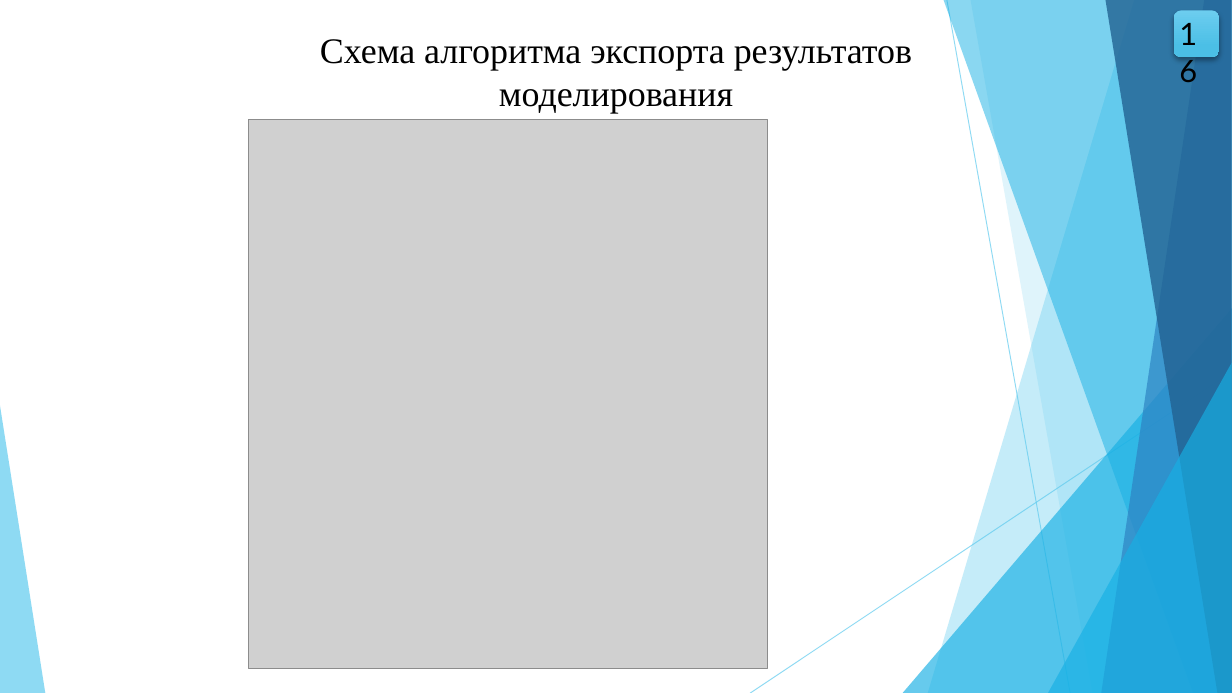
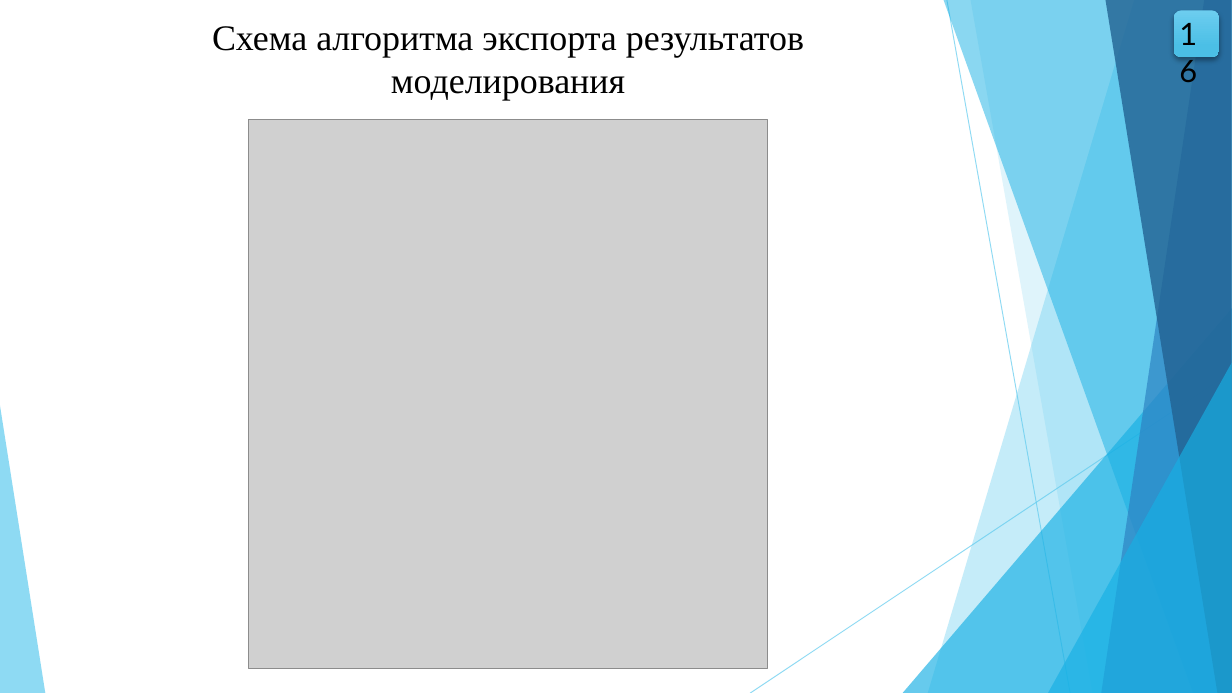
Before and after one commit to wolfufu/EpidemicModelsApp, a slide deck: slide 16 of VKR_Volkova_VMO41.pptx. Drawn at 1232x693 pixels with LibreOffice and Linux fonts; fonts in the diff are those of the drawing; grey boxes stand for pictures. Boxes give left, top, right and bottom in pixels: in the first picture for what was removed or moved away, otherwise in the second. Text is boxed around its words. In the diff, an @@ line names an element or a change of style, - is before the commit and + after.

```diff
--- a/VKR_Volkova_VMO41.pptx
+++ b/VKR_Volkova_VMO41.pptx
@@ text "Схема алгоритма экспорта результатов моделирования": place and size @@
-text "Схема алгоритма экспорта результатов моделирования" at (320,39,912,114)
+text "Схема алгоритма экспорта результатов моделирования" at (212,26,804,101)
```
Also in this commit, not shown: 13 other slides changed, 13 other files.
